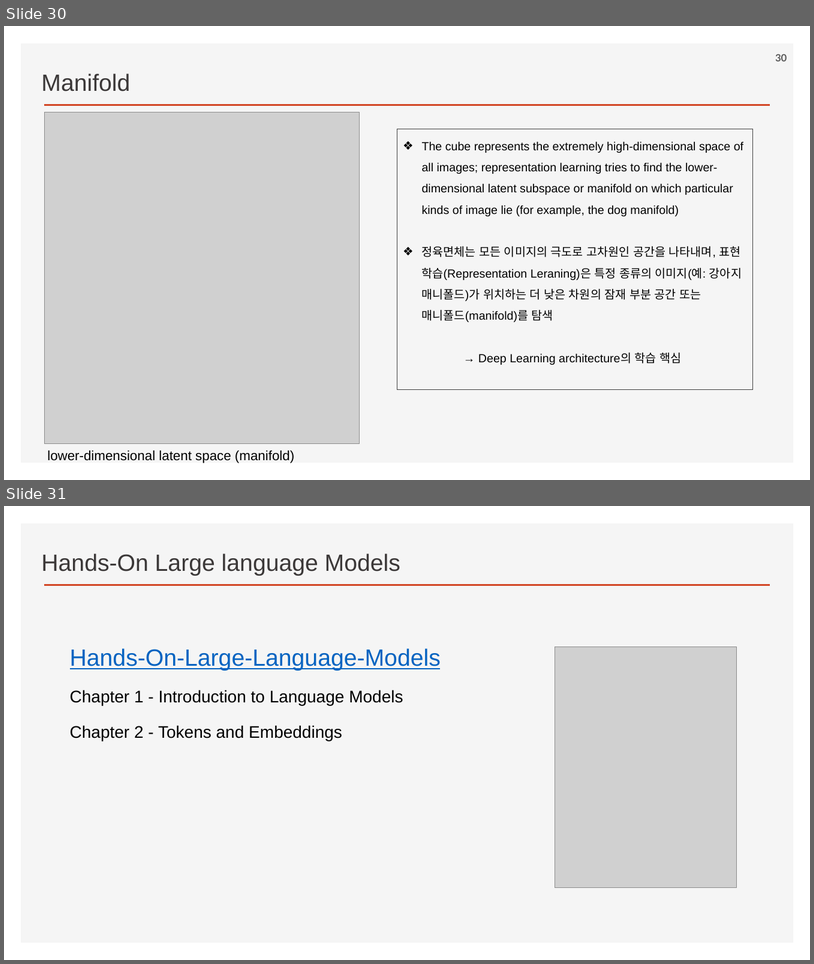
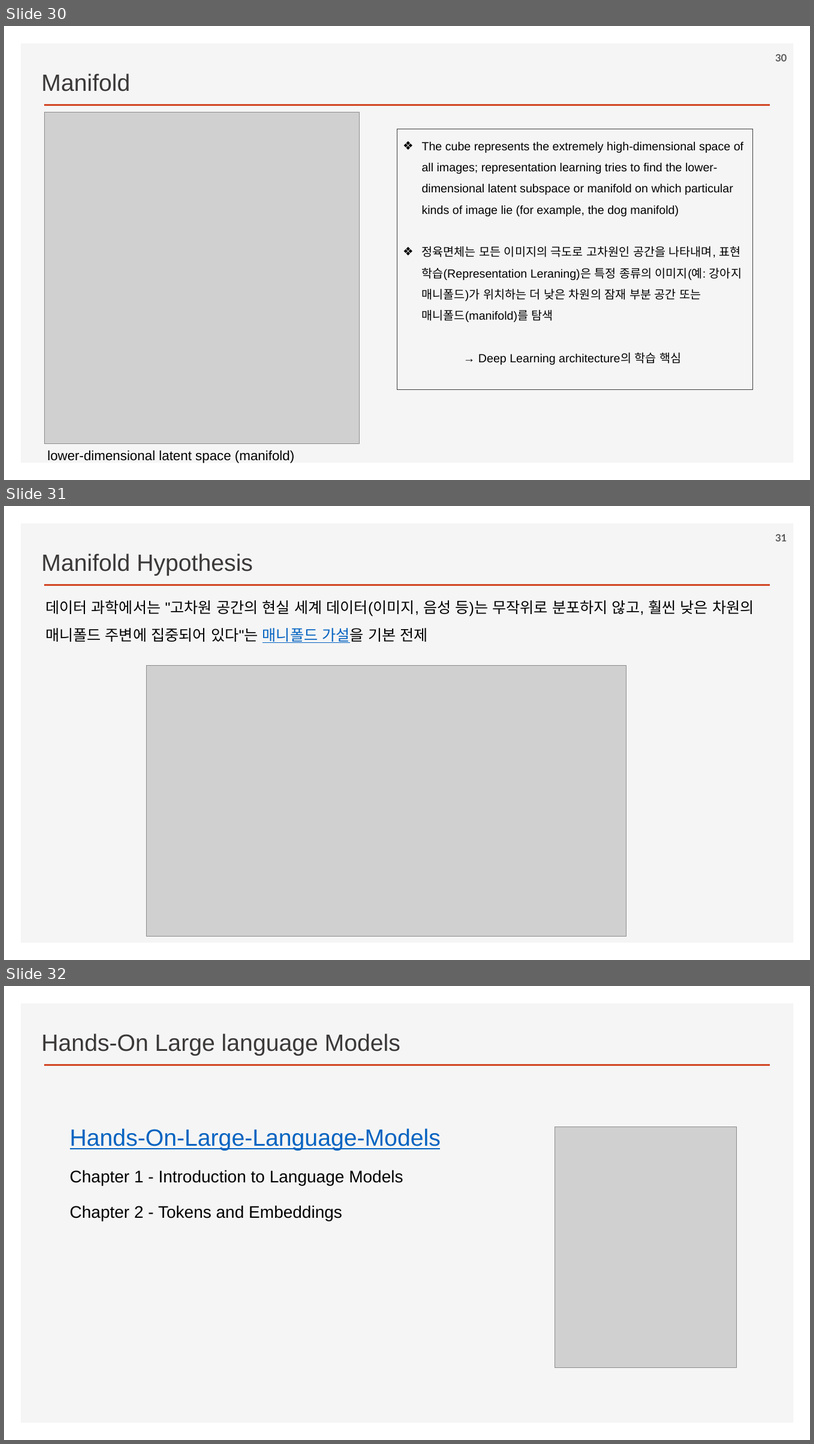
Before and after one commit to ancestor9/2026_Fall_AI-Literacy, a slide deck: Generative Deep Learning.pptx. Shown one above the other, each under a label of ours: slides 30 and 31 before the commit, slides 30, 31 and 32 after it. The pictures are 814x964 and 814x1444 pixels, drawn with LibreOffice and Linux fonts; fonts in the diff are those of the drawing; grey boxes stand for pictures; background and template pictures are left out. Boxes give left, top, right and bottom in pixels: in the first picture for what was removed or moved away, otherwise in the second. Text is boxed around its words. In the diff, an @@ line names an element or a change of style, - is before the commit and + after.

```diff
--- a/Generative Deep Learning.pptx
+++ b/Generative Deep Learning.pptx
@@ slide 31 added at (4,506,810,960), background #FFFFFF; not listed: 2 template elements that a slide beside it also shows @@
@@ page number added at (776,534,787,541), 12 pt, text #595959, bold @@
+31
@@ text added at (41,553,253,576), 28 pt, text #3B3838 @@
+Manifold Hypothesis
@@ text added at (45,600,755,643), 18 pt, text #000000 @@
+데이터 과학에서는 "고차원 공간의 현실 세계 데이터(이미지, 음성 등)는 무작위로 분포하지 않고, 훨씬 낮은 차원의 매니폴드 주변에 집중되어 있다"는 매니폴드 가설을 기본 전제
@@ picture added at (147,666,626,937) @@
@@ what was slide 31 is now slide 32 @@
```
